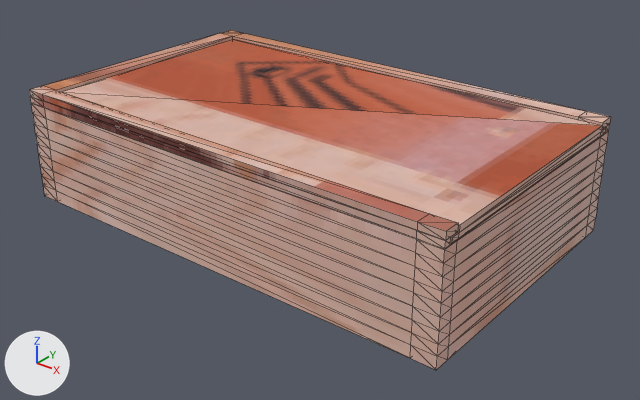
What one commit did to the glTF model public/models/lowpix/world/mk_cigar_box.glb.
Rendered twice from a 50 mm camera at (0.262, -0.318, 0.207) aimed at (0.01, -0.003, 0.011). Lighting does not change. The marker at lower left points along +X, +Y and +Z. The picture after the commit comes second. Mesh edges are drawn as thin lines. Where no turn or scale is listed for an object, it has been applied to the vertices. Vertices at exactly the same position are counted once.
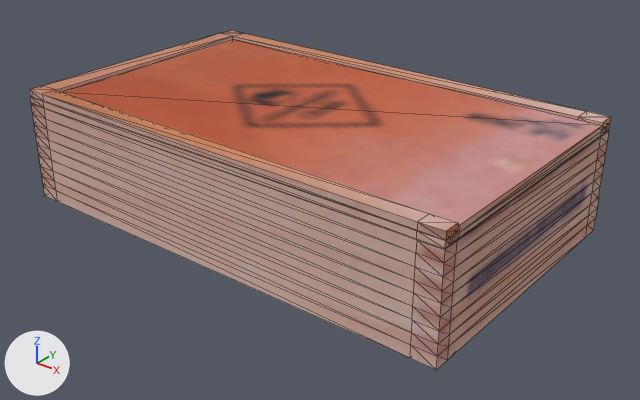
The change, as a diff of the scene's bpy script:
```diff
--- a/public/models/lowpix/world/mk_cigar_box.glb.py
+++ b/public/models/lowpix/world/mk_cigar_box.glb.py
@@ me_mesh @@
 me_mesh.from_pydata(...)  # 224 vertices, 440 faces; spans x -0.124..0.124, y -0.074..0.074, z -0.03..0.03
 # used by ob_mesh; location = (0.0, 0.0, 0.03)
+# me_mesh part 1
+# 68 faces are deleted
+# 68 new faces join them
+# me_mesh part 2: 370 kept faces spanning x -0.124..0.124, y -0.074..0.074, z -0.03..0.03 get new texture (UV) coordinates
 me_mesh.materials.append(mat_pixel_card)
```

Changed parts and their boxes (x1, y1, x2, y2) in the pictures (640 x 400 px; the box of a moved part takes in the faces that stretch with it):
part 1 of me_mesh, moved or reshaped: (29, 90, 610, 253) in both
part 2 of me_mesh, surface changed: (30, 30, 611, 367) in both
